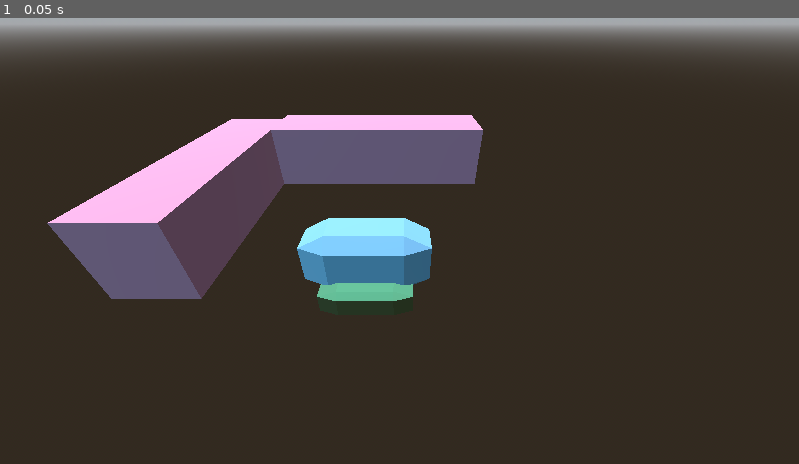
Above: before the commit, frame 1.
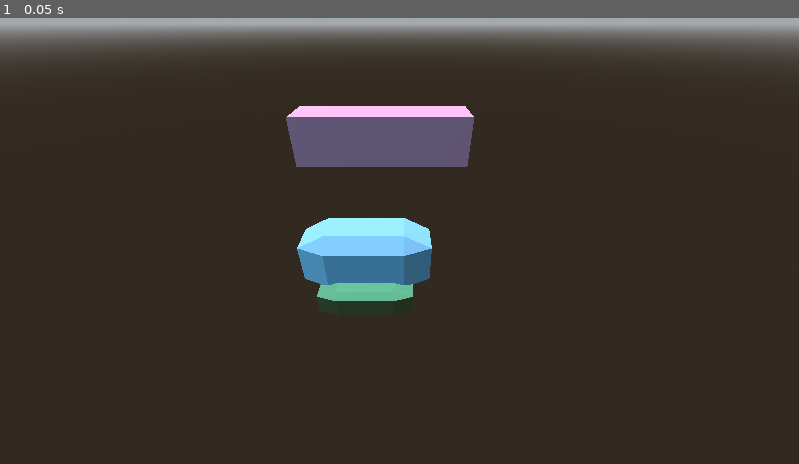
Above: after the commit, the same moment.

Repository: AidanNC/Tanks
Game: Godot game, scene res://scenes/main3D.tscn
The game is run twice, just before and just after one commit, with the same random seed, the same clock (stepped at 60 frames per second) and the same inputs. This scene is started directly instead of the project's main scene.
Inputs:
- Up to frame 1 (0.05 s): no input

The runs differ from the first frame. In frame 1, 9.5% of the frame differs, in the area x 5-61%, y 19-64%.

Commit message:
add: basic collision detection

Diff:
--- a/wiitanks/project.godot
+++ b/wiitanks/project.godot
@@ -11,7 +11,7 @@
 [application]
 
 config/name="wiitanks"
-run/main_scene="uid://72eccrxemolg"
+run/main_scene="uid://k80acj35orra"
 config/features=PackedStringArray("4.4", "GL Compatibility")
 config/icon="res://icon.svg"
 
--- a/wiitanks/scenes/main3D.tscn
+++ b/wiitanks/scenes/main3D.tscn
@@ -1,8 +1,8 @@
 [gd_scene load_steps=7 format=3 uid="uid://k80acj35orra"]
 
 [ext_resource type="PackedScene" uid="uid://bsjt3fasdc3iu" path="res://scenes/tank_3d.tscn" id="1_3ls03"]
-[ext_resource type="PackedScene" uid="uid://c5dnwncud6unm" path="res://assets/test wall.glb" id="2_1geb6"]
 [ext_resource type="Script" uid="uid://hf6g1673jqkt" path="res://scripts/server3d.gd" id="2_nx0yb"]
+[ext_resource type="PackedScene" uid="uid://dikyv7ml0dwse" path="res://scenes/wall_3d.tscn" id="3_nx0yb"]
 
 [sub_resource type="ProceduralSkyMaterial" id="ProceduralSkyMaterial_5jjtw"]
 sky_top_color = Color(0.489937, 0.869271, 0.947554, 1)
@@ -25,13 +25,12 @@
 [node name="DirectionalLight3D" type="DirectionalLight3D" parent="."]
 transform = Transform3D(0.993696, 0.000937242, -0.112107, 0.112111, -0.00830727, 0.993661, 0, -0.999965, -0.00835997, 0, 2.54474, 0)
 
-[node name="test wall" parent="." instance=ExtResource("2_1geb6")]
-transform = Transform3D(1, 0, 0, 0, 1, 0, 0, 0, 1, -0.0415316, 0, -5.9561)
-
-[node name="test wall2" parent="." instance=ExtResource("2_1geb6")]
-transform = Transform3D(-4.37114e-08, 0, 1, 0, 1, 0, -1, 0, -4.37114e-08, -4.64196, 0, -2.80904)
-
 [node name="Node" type="Node" parent="."]
 script = ExtResource("2_nx0yb")
 
 [node name="Tank3d_0" parent="Node" instance=ExtResource("1_3ls03")]
+
+[node name="Node2" type="Node" parent="."]
+
+[node name="Wall3d" parent="Node2" instance=ExtResource("3_nx0yb")]
+transform = Transform3D(1, 0, 0, 0, 1, 0, 0, 0, 1, 0, 0, -7.6304)
--- a/wiitanks/scenes/tank_3d.tscn
+++ b/wiitanks/scenes/tank_3d.tscn
@@ -9,7 +9,7 @@
 script = ExtResource("1_1oksq")
 
 [node name="CollisionShape3D" type="CollisionShape3D" parent="."]
-transform = Transform3D(-6.55671e-08, -1.5, 0, 1.5, -6.55671e-08, 0, 0, 0, 1.5, 0, 0, 0)
+transform = Transform3D(-6.64413e-08, -1.52, 0, 1.52, -6.64413e-08, 0, 0, 0, 1.52, 0, 0.546, 0)
 shape = SubResource("CapsuleShape3D_l2gtn")
 debug_color = Color(0.927351, 3.65794e-05, 0.668888, 0.42)
 
--- a/wiitanks/scenes/wall_3d.tscn
+++ b/wiitanks/scenes/wall_3d.tscn
@@ -1,14 +1,19 @@
-[gd_scene load_steps=3 format=3 uid="uid://dikyv7ml0dwse"]
+[gd_scene load_steps=4 format=3 uid="uid://dikyv7ml0dwse"]
 
 [ext_resource type="PackedScene" uid="uid://c5dnwncud6unm" path="res://assets/test wall.glb" id="1_n4jxd"]
+[ext_resource type="Script" uid="uid://t60abv62l25s" path="res://scripts/wall_3d.gd" id="1_xb7bq"]
 
 [sub_resource type="BoxShape3D" id="BoxShape3D_n4jxd"]
-size = Vector3(7.3, 2, 2)
+margin = 0.0
+size = Vector3(7.35, 2.02, 2.04)
 
-[node name="Wall3d" type="RigidBody3D"]
+[node name="Wall3d" type="StaticBody3D"]
+script = ExtResource("1_xb7bq")
 
 [node name="test wall" parent="." instance=ExtResource("1_n4jxd")]
 
+[node name="MeshInstance3D" type="MeshInstance3D" parent="."]
+
 [node name="CollisionShape3D" type="CollisionShape3D" parent="."]
-transform = Transform3D(1, 0, 0, 0, 1, 0, 0, 0, 1, 0, 0.868233, 0)
+transform = Transform3D(1, 0, 0, 0, 1, 0, 0, 0, 1, 0, 0.898097, 0)
 shape = SubResource("BoxShape3D_n4jxd")
--- a/wiitanks/scripts/tank_3d.gd
+++ b/wiitanks/scripts/tank_3d.gd
@@ -1,24 +1,22 @@
 extends CharacterBody3D
 
 var player_direction = null
+var speed = 5.0
 
 func _ready() -> void:
-	pass
-
-func _process(_delta: float) -> void:
-	if player_direction != null:
-		var speed = 5
-		velocity.x = cos(player_direction) * speed
-		velocity.z = sin(player_direction) * speed
-
-		rotation = Vector3(0,player_direction, 0)
-
+    pass
 
 func _physics_process(delta: float) -> void:
-	if player_direction != null:
-		move_and_slide()
+
+    if player_direction != null:
+        velocity.x = cos(player_direction) * speed
+        velocity.z = sin(player_direction) * speed
+
+        rotation = Vector3(0, player_direction, 0)
+
+        move_and_slide()
 
 func setPlayerDirection(direction):
-	player_direction = direction
-	print(player_direction)
-	return
+    player_direction = direction
+    print(player_direction)
+    return
